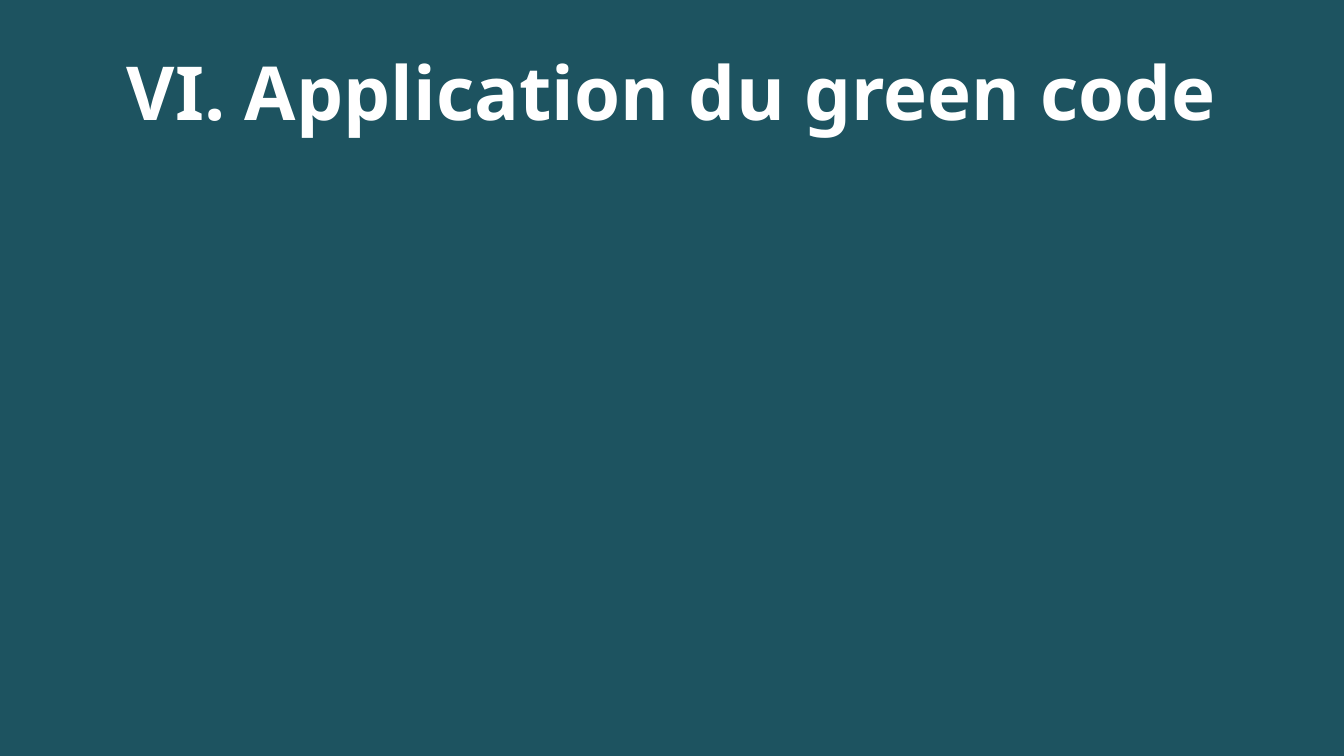
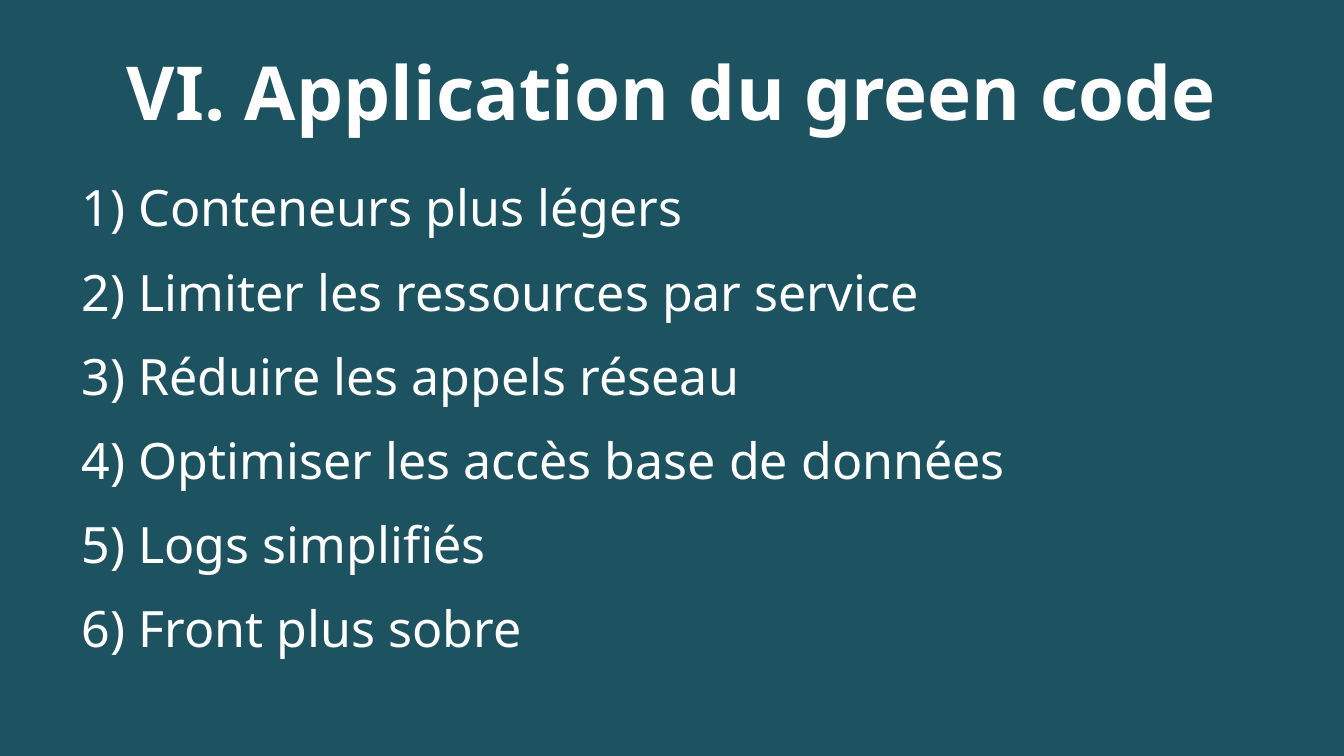
Before and after one commit to remigranjon/P9, a slide deck: slide 8 of soutenance.odp. Drawn at 1344x756 pixels with LibreOffice and Linux fonts; fonts in the diff are those of the drawing; background and template pictures are left out; a plain dark background stands for a picture behind light text. Boxes give left, top, right and bottom in pixels: in the first picture for what was removed or moved away, otherwise in the second. Text is boxed around its words. In the diff, an @@ line names an element or a change of style, - is before the commit and + after.

```diff
--- a/soutenance.odp
+++ b/soutenance.odp
@@ text added at (x1=138, y1=187, x2=1005, y2=659), 29.6 pt, text #FFFFFF @@
+1) Conteneurs plus légers
+2) Limiter les ressources par service
+3) Réduire les appels réseau
+4) Optimiser les accès base de données
+5) Logs simplifiés
+6) Front plus sobre
```
Also in this commit, not shown: 2 other files.
